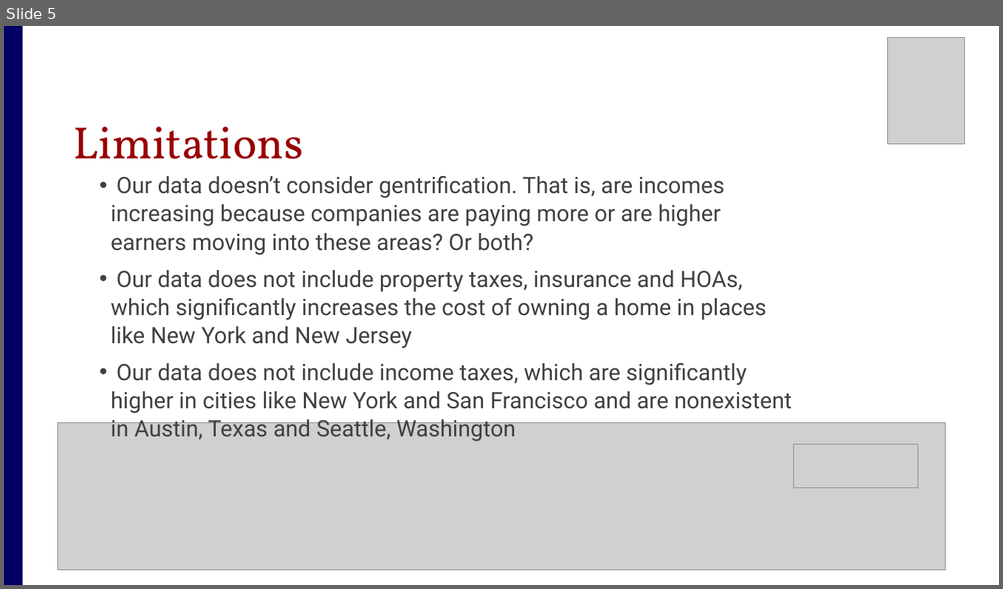
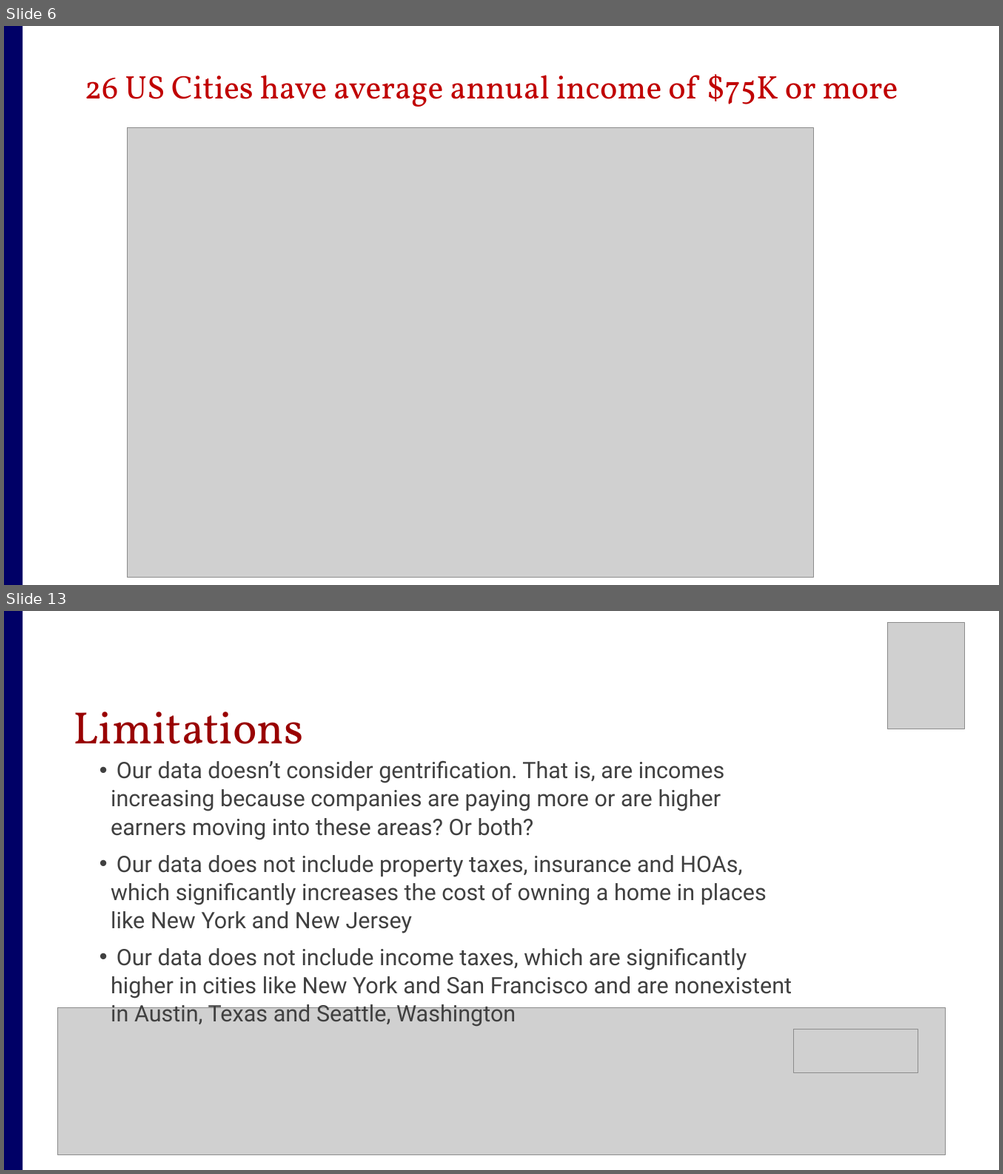
Before and after one commit to amiraligh89/RealEstate_Project1, a slide deck: RealEstate_Presentation.pptx. Shown one above the other, each under a label of ours: slide 5 before the commit, slides 6 and 13 after it; the slides between them are not shown. The pictures are 1003x589 and 1003x1174 pixels, drawn with LibreOffice and Linux fonts; fonts in the diff are those of the drawing; grey boxes stand for pictures. Boxes give left, top, right and bottom in pixels: in the first picture for what was removed or moved away, otherwise in the second. Text is boxed around its words. In the diff, an @@ line names an element or a change of style, - is before the commit and + after.

```diff
--- a/RealEstate_Presentation.pptx
+++ b/RealEstate_Presentation.pptx
@@ slide 6 added at (x1=4, y1=26, x2=999, y2=585), background #FFFFFF @@
@@ rectangle added at (x1=4, y1=26, x2=22, y2=585), fill #000066 @@
@@ text added at (x1=85, y1=74, x2=898, y2=107), 52 pt, text #C00000 @@
+26 US Cities have average annual income of $75K or more
@@ picture added at (x1=127, y1=127, x2=813, y2=577) @@
@@ what was slide 5 is now slide 13 @@
```
Also in this commit, not shown: 4 slides changed, 7 other slides added, 3 slides removed.
